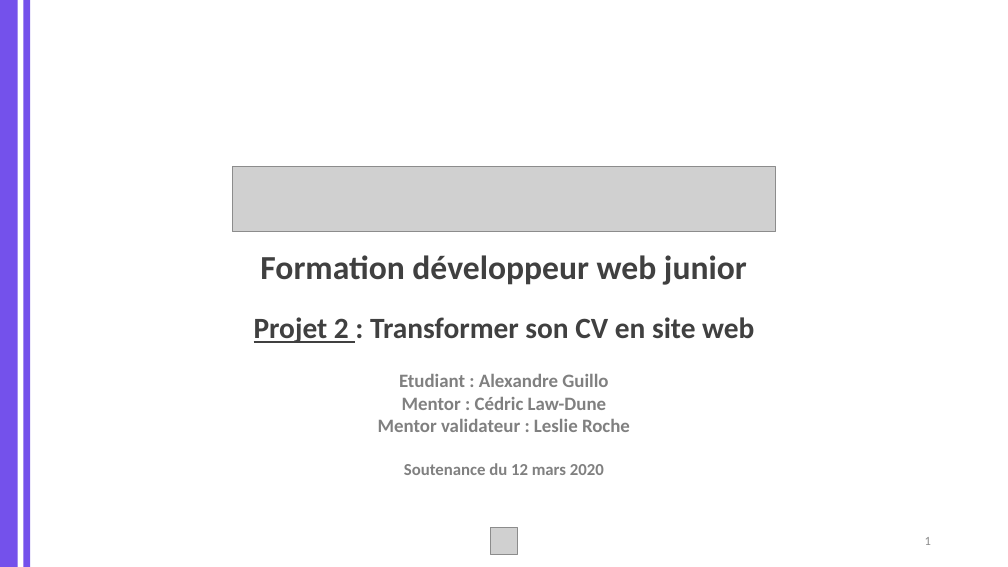
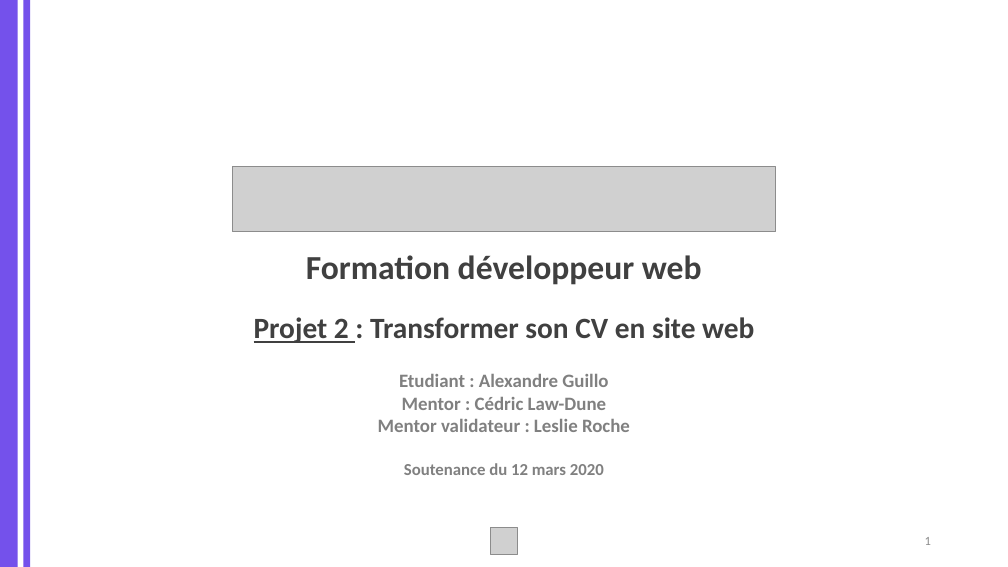
Before and after one commit to MrGyo/Responsive-Web-Design, a slide deck: slide 1 of soutenance/SOUTENANCE_P2_WEBDEV_20200307.pptx. Drawn at 1008x567 pixels with LibreOffice and Linux fonts; fonts in the diff are those of the drawing; grey boxes stand for pictures. Boxes give left, top, right and bottom in pixels: in the first picture for what was removed or moved away, otherwise in the second. Text is boxed around its words. In the diff, an @@ line names an element or a change of style, - is before the commit and + after.

```diff
--- a/soutenance/SOUTENANCE_P2_WEBDEV_20200307.pptx
+++ b/soutenance/SOUTENANCE_P2_WEBDEV_20200307.pptx
@@ text at [306, 255, 702, 285]: text changed @@
-Formation développeur web junior
+Formation développeur web
```
